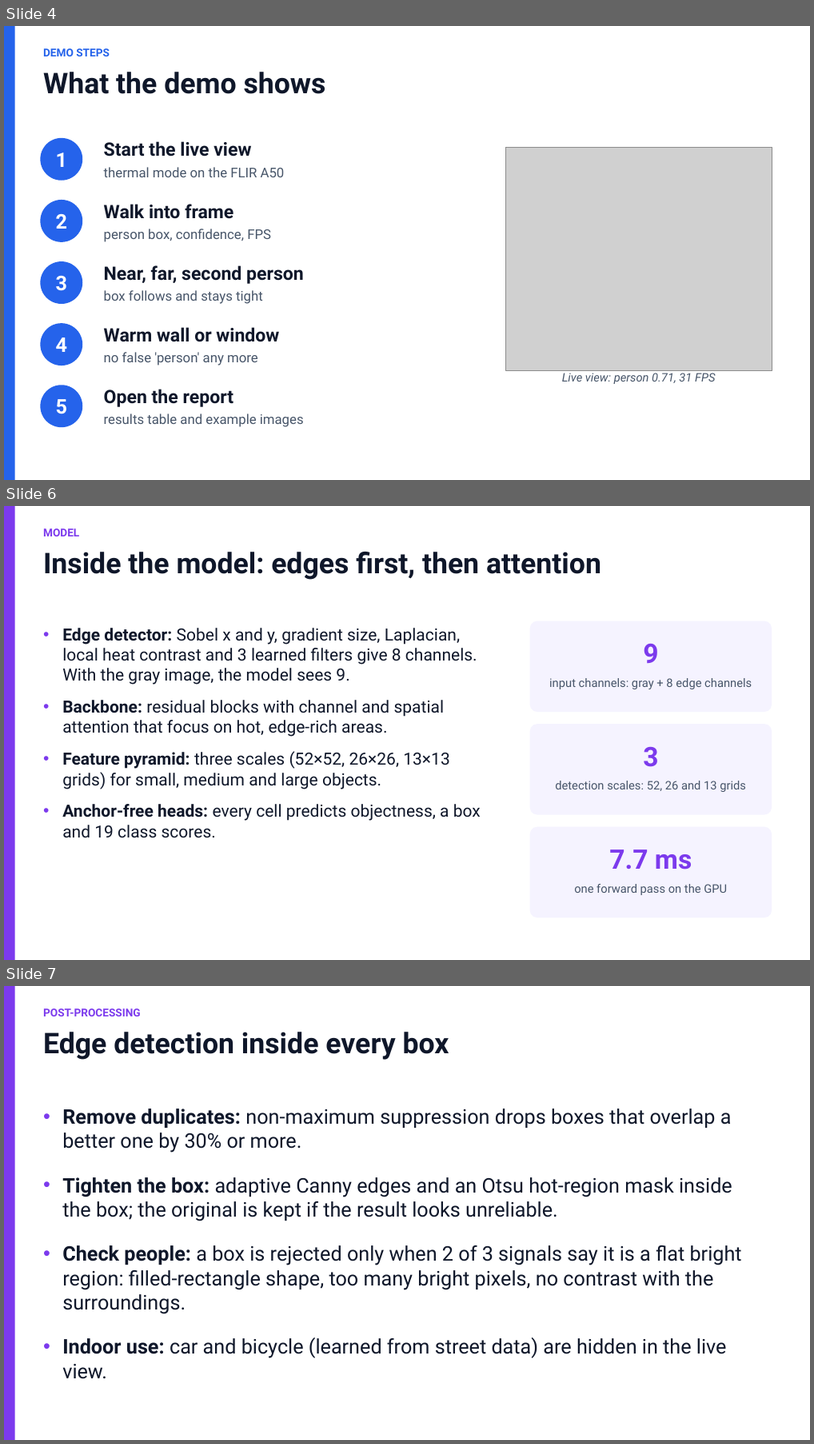
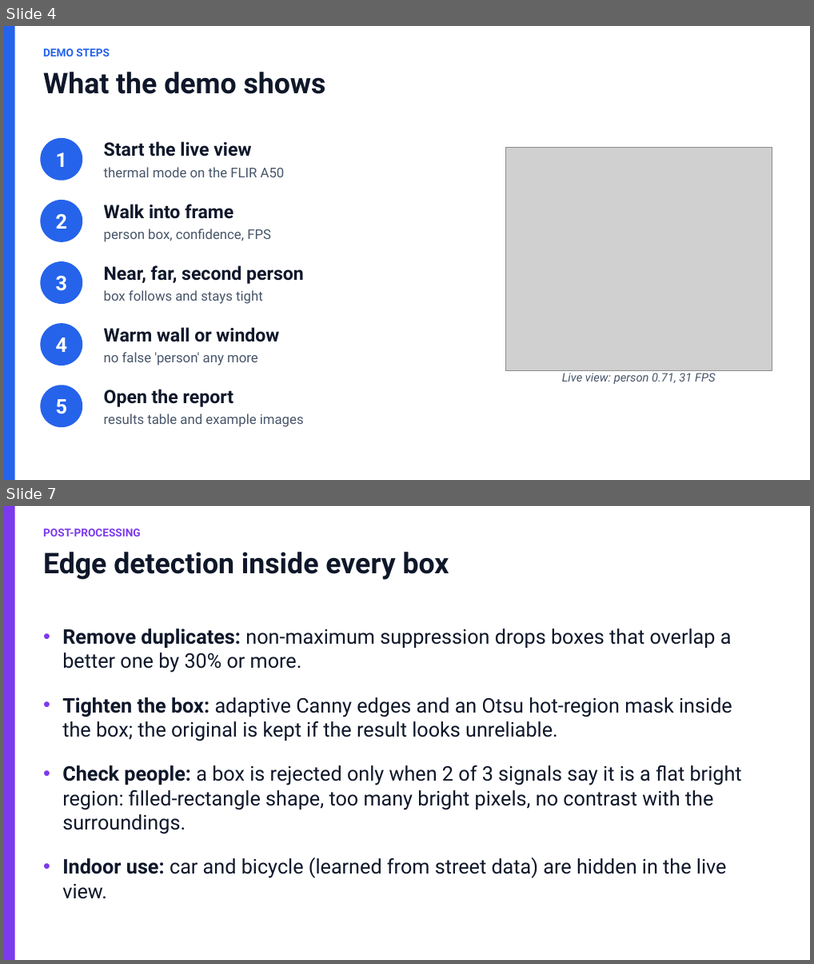
Before and after one commit to jyothsnaanne/ThermalNet-showcase, a slide deck: docs/ThermalNet_Portfolio.pptx. Shown one above the other, each under a label of ours: slides 4, 6 and 7 before the commit, slides 4 and 7 after it; the slides between them are not shown. The pictures are 814x1444 and 814x964 pixels, drawn with LibreOffice and Linux fonts; fonts in the diff are those of the drawing; grey boxes stand for pictures. Boxes give left, top, right and bottom in pixels: in the first picture for what was removed or moved away, otherwise in the second. Text is boxed around its words. In the diff, an @@ line names an element or a change of style, - is before the commit and + after.

```diff
--- a/docs/ThermalNet_Portfolio.pptx
+++ b/docs/ThermalNet_Portfolio.pptx
@@ slide 6 removed at box(4, 506, 810, 960), background #FFFFFF @@
@@ rectangle removed at box(4, 506, 15, 960) @@
@@ text removed at box(43, 528, 79, 536) @@
-MODEL
@@ text removed at box(43, 552, 602, 580) @@
-Inside the model: edges first, then attention
@@ rounded rectangle removed at box(530, 621, 772, 712) @@
@@ text removed at box(62, 628, 481, 838) @@
-• Edge detector: Sobel x and y, gradient size, Laplacian, local heat contrast and 3 learned filters give 8 channels. With the gray image, the model sees 9.
-• Backbone: residual blocks with channel and spatial attention that focus on hot, edge-rich areas.
-• Feature pyramid: three scales (52×52, 26×26, 13×13 grids) for small, medium and large objects.
-• Anchor-free heads: every cell predicts objectness, a box and 19 class scores.
@@ text removed at box(643, 644, 658, 663) @@
-9
@@ text removed at box(550, 678, 752, 689) @@
-input channels: gray + 8 edge channels
@@ rounded rectangle removed at box(530, 724, 772, 815) @@
@@ text removed at box(643, 747, 658, 767) @@
-3
@@ text removed at box(555, 780, 746, 792) @@
-detection scales: 52, 26 and 13 grids
@@ rounded rectangle removed at box(530, 827, 772, 917) @@
@@ text removed at box(610, 849, 692, 869) @@
-7.7 ms
@@ text removed at box(574, 884, 727, 895) @@
-one forward pass on the GPU
```
Also in this commit, not shown: 2 slides added, 1 other slide removed, 4 other files.
